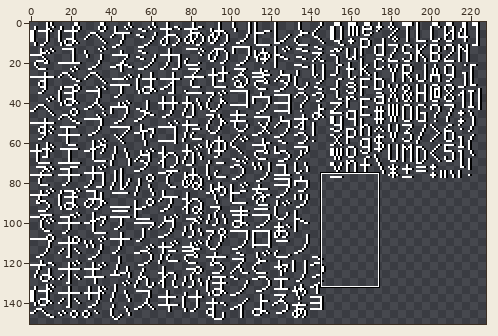
File history of a sprite sheet, assets/assets/atlas.png. The picture above shows the old version from afar; the outline marks the close-up.
Close-up. Earlier state:
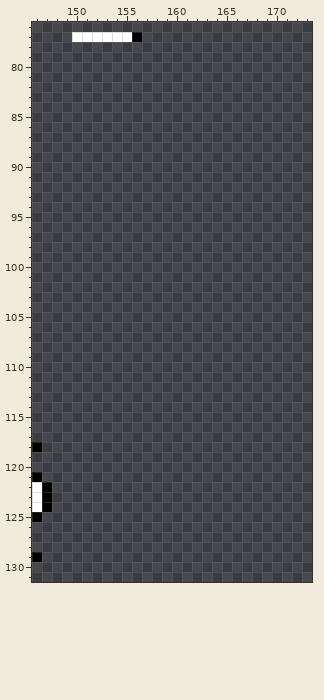
The file is 228x151 pixels. Pixels under 10% opacity are left out. Shown: x 146..173, y 76..131.
Once edited:
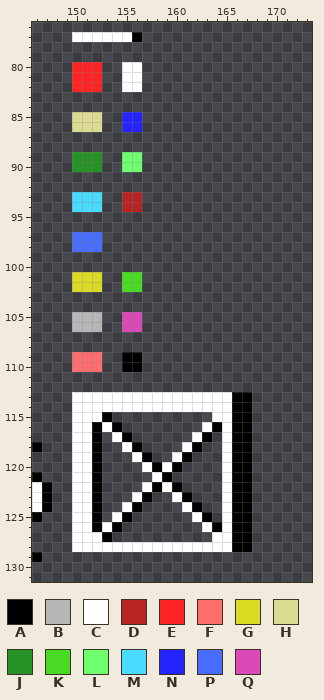
Palette (. is transparent): A #000000  B #b6b6b6  C #ffffff  D #b62424  E #ff2424  F #ff6d6d  G #dbdb24  H #dbdb92  J #249224  K #49db24  L #6dff6d  M #49dbff  N #2424ff  P #496dff  Q #db49b6
What changed:
@@ x 146..173 @@
  79 ............................
- 80 ............................
- 81 ............................
- 82 ............................
+ 80 ....EEE..CC.................
+ 81 ....EEE..CC.................
+ 82 ....EEE..CC.................
  83 ............................
  84 ............................
- 85 ............................
- 86 ............................
+ 85 ....HHH..NN.................
+ 86 ....HHH..NN.................
  87 ............................
  88 ............................
- 89 ............................
- 90 ............................
+ 89 ....JJJ..LL.................
+ 90 ....JJJ..LL.................
  91 ............................
  92 ............................
- 93 ............................
- 94 ............................
+ 93 ....MMM..DD.................
+ 94 ....MMM..DD.................
  95 ............................
  96 ............................
- 97 ............................
- 98 ............................
+ 97 ....PPP.....................
+ 98 ....PPP.....................
  99 ............................
 100 ............................
-101 ............................
-102 ............................
+101 ....GGG..KK.................
+102 ....GGG..KK.................
 103 ............................
 104 ............................
-105 ............................
-106 ............................
+105 ....BBB..QQ.................
+106 ....BBB..QQ.................
 107 ............................
 108 ............................
-109 ............................
-110 ............................
+109 ....FFF..AA.................
+110 ....FFF..AA.................
 111 ............................
 112 ............................
-113 ............................
-114 ............................
-115 ............................
-116 ............................
-117 ............................
-118 A...........................
-119 ............................
-120 ............................
-121 A...........................
-122 CA..........................
-123 CA..........................
-124 CA..........................
-125 A...........................
-126 ............................
-127 ............................
-128 ............................
+113 ....CCCCCCCCCCCCCCCCAA......
+114 ....CCCCCCCCCCCCCCCCAA......
+115 ....CCCA..........CCAA......
+116 ....CCACA........CACAA......
+117 ....CCA.CA......CA.CAA......
+118 A...CCA..CA....CA..CAA......
+119 ....CCA...CA..CA...CAA......
+120 ....CCA....CACA....CAA......
+121 A...CCA.....CA.....CAA......
+122 CA..CCA....CACA....CAA......
+123 CA..CCA...CA..CA...CAA......
+124 CA..CCA..CA....CA..CAA......
+125 A...CCA.CA......CA.CAA......
+126 ....CCACA........CACAA......
+127 ....CCCA..........CCAA......
+128 ....CCCCCCCCCCCCCCCCAA......
 129 A...........................
Pixel boxes of the changes (left, top, right, bottom) in both close-ups:
added: (72, 62, 252, 552)
